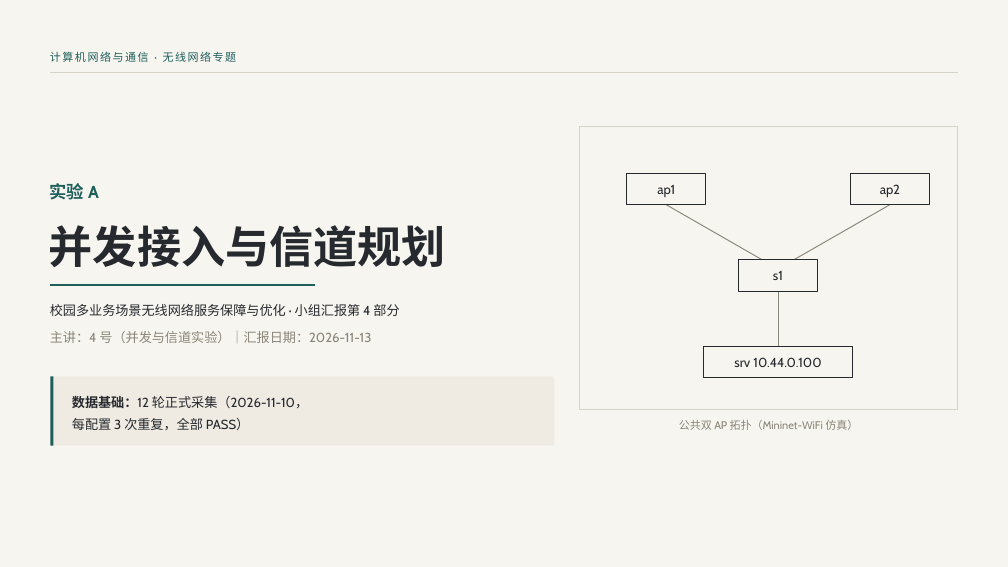
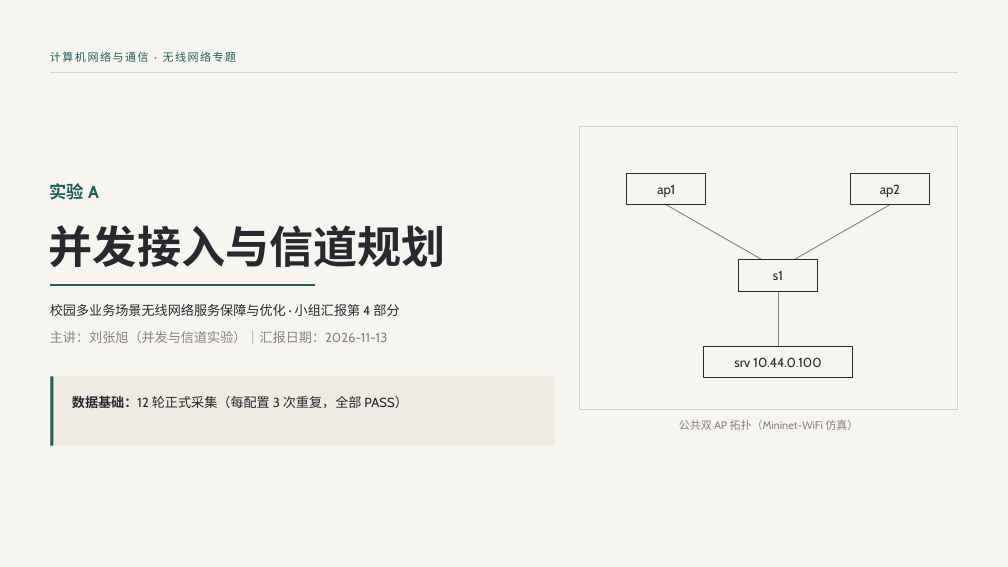
Before and after one commit to Arieaaa/CNC-GR, a slide deck: slide 1 of 4/ppt/expA_deck.pptx. Drawn at 1008x567 pixels with LibreOffice and Linux fonts; fonts in the diff are those of the drawing. Boxes give left, top, right and bottom in pixels: in the first picture for what was removed or moved away, otherwise in the second. Text is boxed around its words. In the diff, an @@ line names an element or a change of style, - is before the commit and + after.

Commit message:
[4] 实验A汇报PPT终版：署名实名、精简路线页与时长标注

```diff
--- a/4/ppt/expA_deck.pptx
+++ b/4/ppt/expA_deck.pptx
@@ text at bbox=[50, 331, 388, 343]: text changed @@
-主讲：4 号（并发与信道实验）｜汇报日期：2026-11-13
+主讲：刘张旭（并发与信道实验）｜汇报日期：2026-11-13
@@ text at bbox=[72, 396, 407, 408]: text changed @@
-数据基础：12 轮正式采集（2026-11-10，
-每配置 3 次重复，全部 PASS）
+数据基础：12 轮正式采集（每配置 3 次重复，全部 PASS）
```
Also in this commit, not shown: 5 other slides changed.
